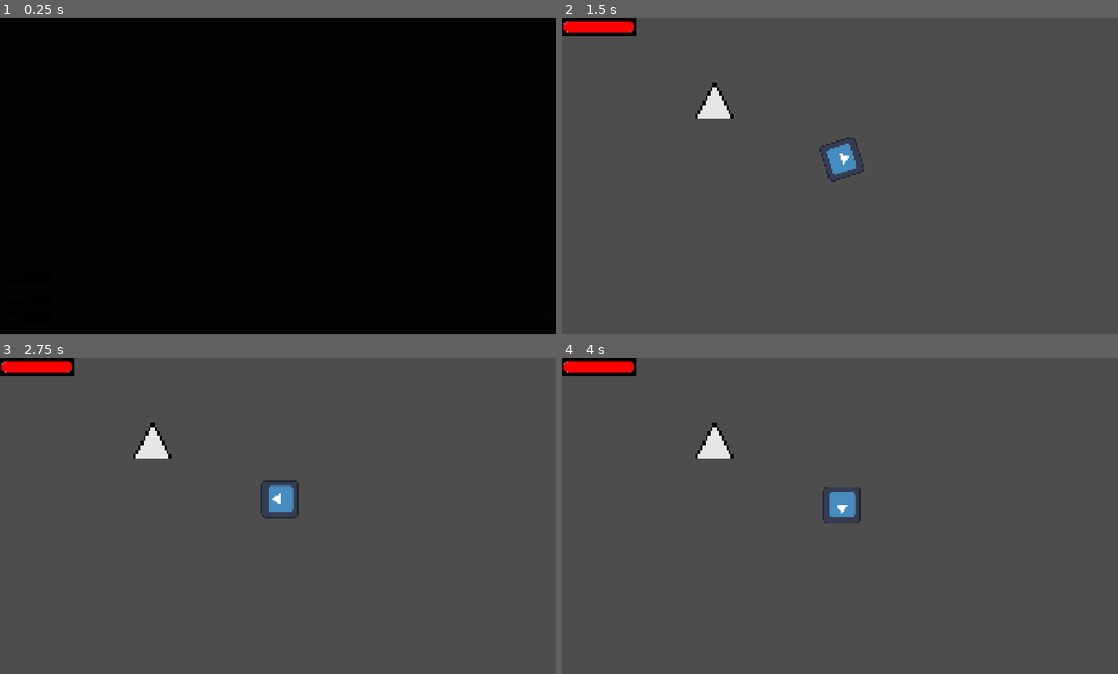
Above: before the commit, frames 1-4 (two rows, left to right).
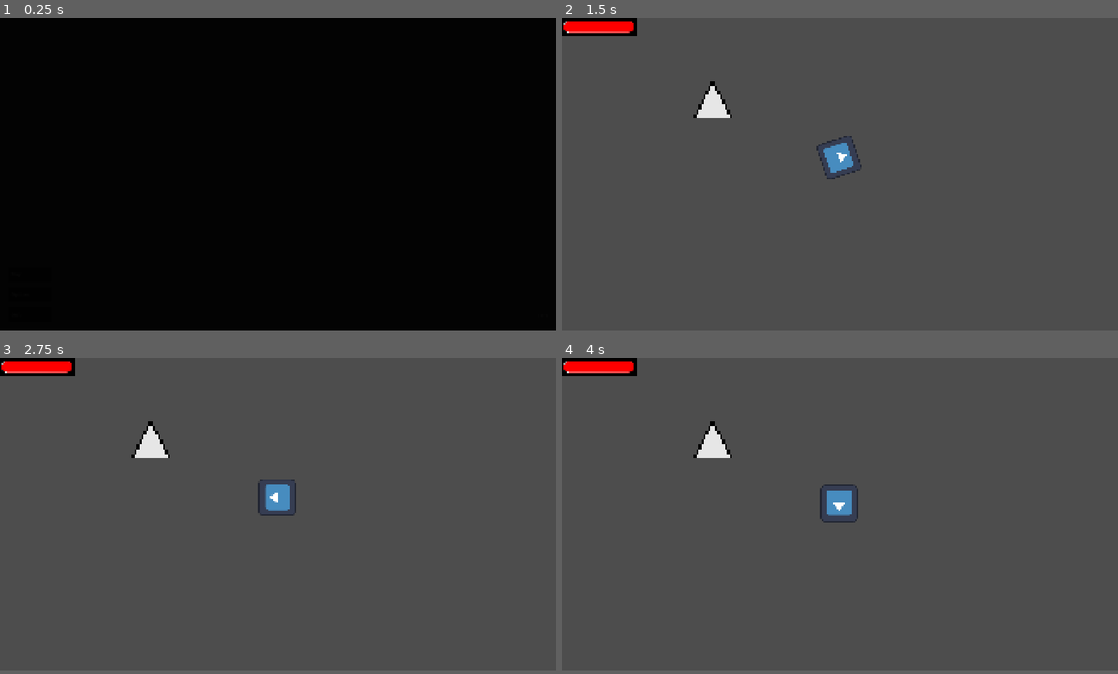
Above: after the commit, the same moments.

Repository: Yolo-Arts/Game-Off-2026
Game: Godot game, scene res://Game/main_game.tscn
Same seed, same stepped clock (60 frames per second), same inputs: the game is played once before the commit and once after it. The engine's default icon, where the game draws it, is replaced by a stand-in: a white triangle on a blue panel in a dark square. Sound files missing from this copy of the repository are replaced by a short silence.
Inputs (mouse positions are in pixels of both pictures, inside the frame that each line leads up to):
- Up to frame 1 (0.25 s): no input
- Up to frame 2 (1.5 s): click "Play" at 0.5 s; move the mouse to (962, 160) at 1.27 s; hold D (move_right) from 1.28 s (still down); click (962, 160) at 1.42 s
- Up to frame 3 (2.75 s): tap Enter at 2 s; move the mouse to (166, 531) at 2.02 s; release D (move_right) at 2.03 s; hold S (move_down) from 2.03 s (still down); click (166, 531) at 2.17 s
- Up to frame 4 (4 s): tap Space at 2.75 s; move the mouse to (895, 446) at 2.77 s; release S (move_down) at 2.78 s; hold D (move_right) 2.78-3.53 s; click (895, 446) at 2.92 s; move the mouse to (812, 579) at 3.52 s; hold W (move_up) from 3.53 s (still down); click (812, 579) at 3.67 s
In our replay, the window is 800x455 before the commit and 800x450 after it. These sizes can differ from the game's own. Grey fills any space a smaller window leaves; there, only what the larger window draws over its background counts as a difference.

The runs differ from the first frame. In frame 2, 0.6% of the frame differs, in the area x 0-55%, y 0-52%; in frame 3, 0.7%, in the area x 0-54%, y 0-51%; in frame 4, 0.6%.

Commit message:
starting tooltip setup

Diff:
--- /dev/null
+++ b/UI/SkillTreeTooltip/upgrade_descriptor_view.gd
@@ -0,0 +1 @@
+extends Control
--- /dev/null
+++ b/UI/SkillTreeTooltip/upgrade_descriptor_view.tscn
@@ -0,0 +1,158 @@
+[gd_scene format=3 uid="uid://bffcg055gw2g"]
+
+[ext_resource type="Script" uid="uid://25fxvvba0vhp" path="res://UI/SkillTreeTooltip/upgrade_descriptor_view.gd" id="1_ecnlo"]
+[ext_resource type="Script" uid="uid://c137d276pf5jk" path="res://Scenes/FoolishShapes/rectangle_shape.gd" id="2_sfkqr"]
+
+[sub_resource type="StyleBoxLine" id="StyleBoxLine_sckgu"]
+color = Color(1, 1, 1, 1)
+grow_begin = -5.0
+grow_end = -5.0
+
+[sub_resource type="LabelSettings" id="LabelSettings_sckgu"]
+font_size = 38
+outline_size = 4
+stacked_outline_count = 3
+stacked_outline_0/size = 16
+stacked_outline_1/size = 16
+stacked_outline_1/color = Color(0.99607843, 0.68235296, 0.20392157, 1)
+stacked_outline_2/size = 16
+
+[node name="UpgradeDescriptorView" type="Control" unique_id=389307255]
+layout_mode = 3
+anchors_preset = 8
+anchor_left = 0.5
+anchor_top = 0.5
+anchor_right = 0.5
+anchor_bottom = 0.5
+grow_horizontal = 2
+grow_vertical = 2
+mouse_filter = 2
+script = ExtResource("1_ecnlo")
+
+[node name="PivotControl" type="Control" parent="." unique_id=1535388526]
+layout_mode = 1
+anchors_preset = 7
+anchor_left = 0.5
+anchor_top = 1.0
+anchor_right = 0.5
+anchor_bottom = 1.0
+offset_left = -230.0
+offset_right = -190.0
+offset_bottom = 40.0
+grow_horizontal = 2
+grow_vertical = 0
+mouse_filter = 2
+
+[node name="BackgroundRectangleShape" type="Node2D" parent="PivotControl" unique_id=1479821265]
+unique_name_in_owner = true
+position = Vector2(230, 0)
+script = ExtResource("2_sfkqr")
+size = Vector2(460, 212)
+anchor_ratio = Vector2(0.5, 0)
+fill_color = Color(0, 0, 0, 0.92156863)
+metadata/_custom_type_script = "uid://c137d276pf5jk"
+
+[node name="ClippingRectangleShape" type="Node2D" parent="PivotControl" unique_id=975541299]
+unique_name_in_owner = true
+clip_children = 1
+position = Vector2(230, 0)
+script = ExtResource("2_sfkqr")
+size = Vector2(460, 212)
+anchor_ratio = Vector2(0.5, 0)
+fill_color = Color(0, 0, 0, 0.92156863)
+metadata/_custom_type_script = "uid://c137d276pf5jk"
+
+[node name="MarginContainer" type="MarginContainer" parent="PivotControl/ClippingRectangleShape" unique_id=1133234431]
+unique_name_in_owner = true
+anchors_preset = 5
+anchor_left = 0.5
+anchor_right = 0.5
+offset_left = -228.0
+offset_right = 228.0
+offset_bottom = 215.0
+grow_horizontal = 2
+size_flags_vertical = 4
+mouse_filter = 2
+
+[node name="VBoxContainer" type="VBoxContainer" parent="PivotControl/ClippingRectangleShape/MarginContainer" unique_id=1821471009]
+layout_mode = 2
+mouse_filter = 2
+theme_override_constants/separation = 25
+
+[node name="Control" type="Control" parent="PivotControl/ClippingRectangleShape/MarginContainer/VBoxContainer" unique_id=681367534]
+custom_minimum_size = Vector2(0, 35)
+layout_mode = 2
+mouse_filter = 2
+
+[node name="UpgradeNameLabel" type="Label" parent="PivotControl/ClippingRectangleShape/MarginContainer/VBoxContainer/Control" unique_id=566199221]
+unique_name_in_owner = true
+layout_mode = 1
+anchors_preset = 13
+anchor_left = 0.5
+anchor_right = 0.5
+anchor_bottom = 1.0
+offset_left = -52.0
+offset_right = 52.0
+grow_horizontal = 2
+grow_vertical = 2
+text = "Upgrade Title"
+horizontal_alignment = 1
+vertical_alignment = 2
+
+[node name="PriceBarContainer" type="VBoxContainer" parent="PivotControl/ClippingRectangleShape/MarginContainer/VBoxContainer" unique_id=359723876]
+unique_name_in_owner = true
+layout_mode = 2
+mouse_filter = 2
+
+[node name="HSeparator" type="HSeparator" parent="PivotControl/ClippingRectangleShape/MarginContainer/VBoxContainer" unique_id=1791017365]
+layout_mode = 2
+mouse_filter = 2
+theme_override_styles/separator = SubResource("StyleBoxLine_sckgu")
+
+[node name="UpgradeDescriptionLabel" type="RichTextLabel" parent="PivotControl/ClippingRectangleShape/MarginContainer/VBoxContainer" unique_id=32686947]
+unique_name_in_owner = true
+layout_mode = 2
+mouse_filter = 2
+bbcode_enabled = true
+fit_content = true
+
+[node name="FullyUpgradedRectangleShape" type="Node2D" parent="PivotControl" unique_id=364504900]
+unique_name_in_owner = true
+position = Vector2(230, 6)
+script = ExtResource("2_sfkqr")
+size = Vector2(448, 200)
+anchor_ratio = Vector2(0.5, 0)
+fill_color = Color(0, 0, 0, 0)
+metadata/_custom_type_script = "uid://c137d276pf5jk"
+
+[node name="ForegroundRectangleShape" type="Node2D" parent="PivotControl" unique_id=402337344]
+unique_name_in_owner = true
+position = Vector2(230, 0)
+script = ExtResource("2_sfkqr")
+size = Vector2(460, 212)
+anchor_ratio = Vector2(0.5, 0)
+fill_color = Color(0, 0, 0, 0)
+metadata/_custom_type_script = "uid://c137d276pf5jk"
+
+[node name="LevelLabelPivot" type="Control" parent="PivotControl" unique_id=1546993297]
+unique_name_in_owner = true
+anchors_preset = 0
+offset_left = 460.0
+offset_top = 212.0
+offset_right = 500.0
+offset_bottom = 252.0
+mouse_filter = 2
+
+[node name="LevelLabel" type="Label" parent="PivotControl/LevelLabelPivot" unique_id=369722127]
+unique_name_in_owner = true
+layout_mode = 1
+offset_left = -116.0
+offset_top = -50.0
+offset_right = 84.0
+offset_bottom = 5.0
+rotation = -0.5235988
+pivot_offset = Vector2(100, 25)
+text = "Level 5/20"
+label_settings = SubResource("LabelSettings_sckgu")
+horizontal_alignment = 1
+vertical_alignment = 1
--- a/project.godot
+++ b/project.godot
@@ -32,7 +32,7 @@
 
 [display]
 
-window/size/viewport_width=1900
+window/size/viewport_width=1920
 window/size/viewport_height=1080
 window/stretch/mode="canvas_items"
 
Not shown, added: UI/SkillTreeTooltip/upgrade_descriptor_view.gd.uid
